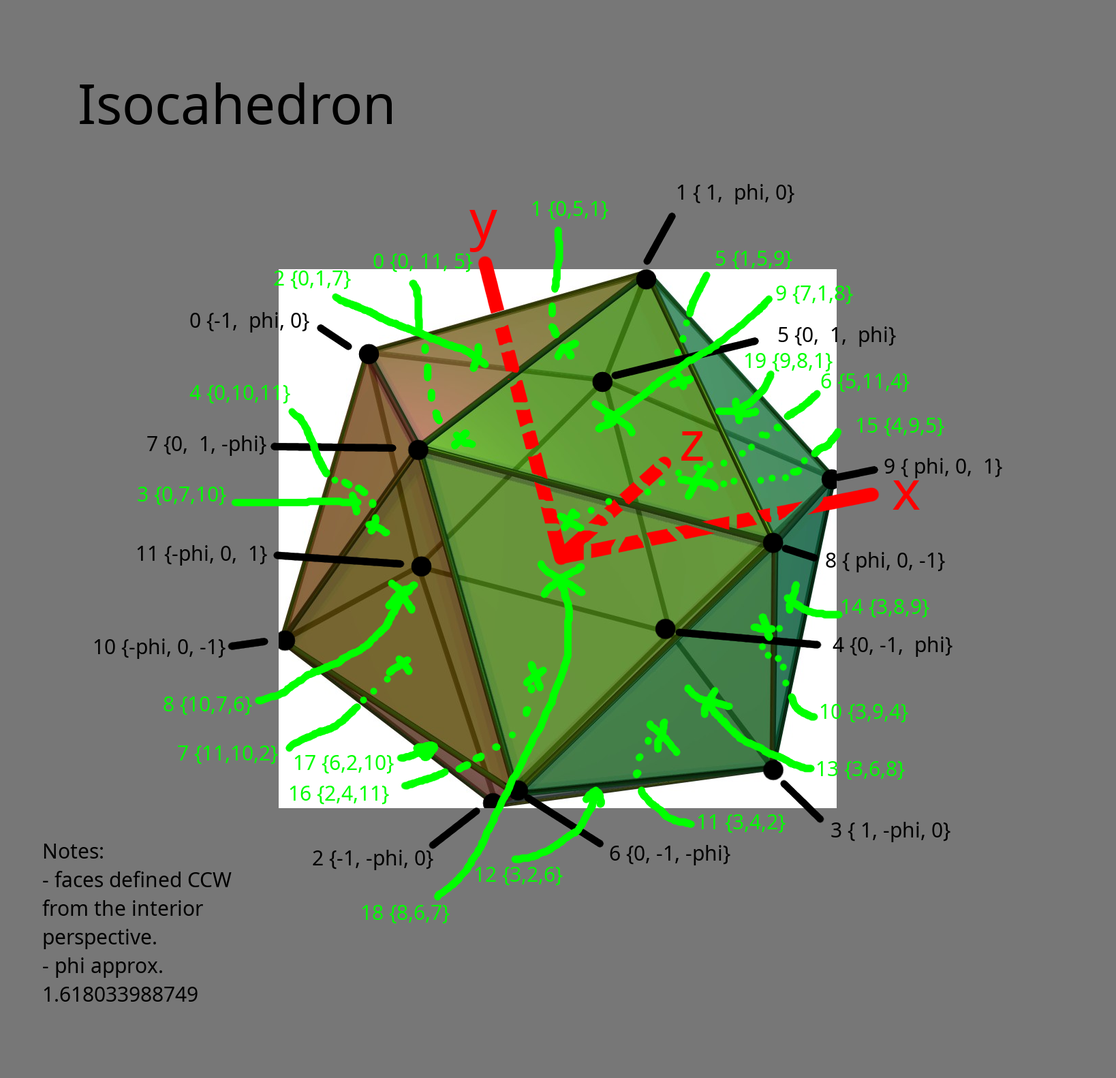
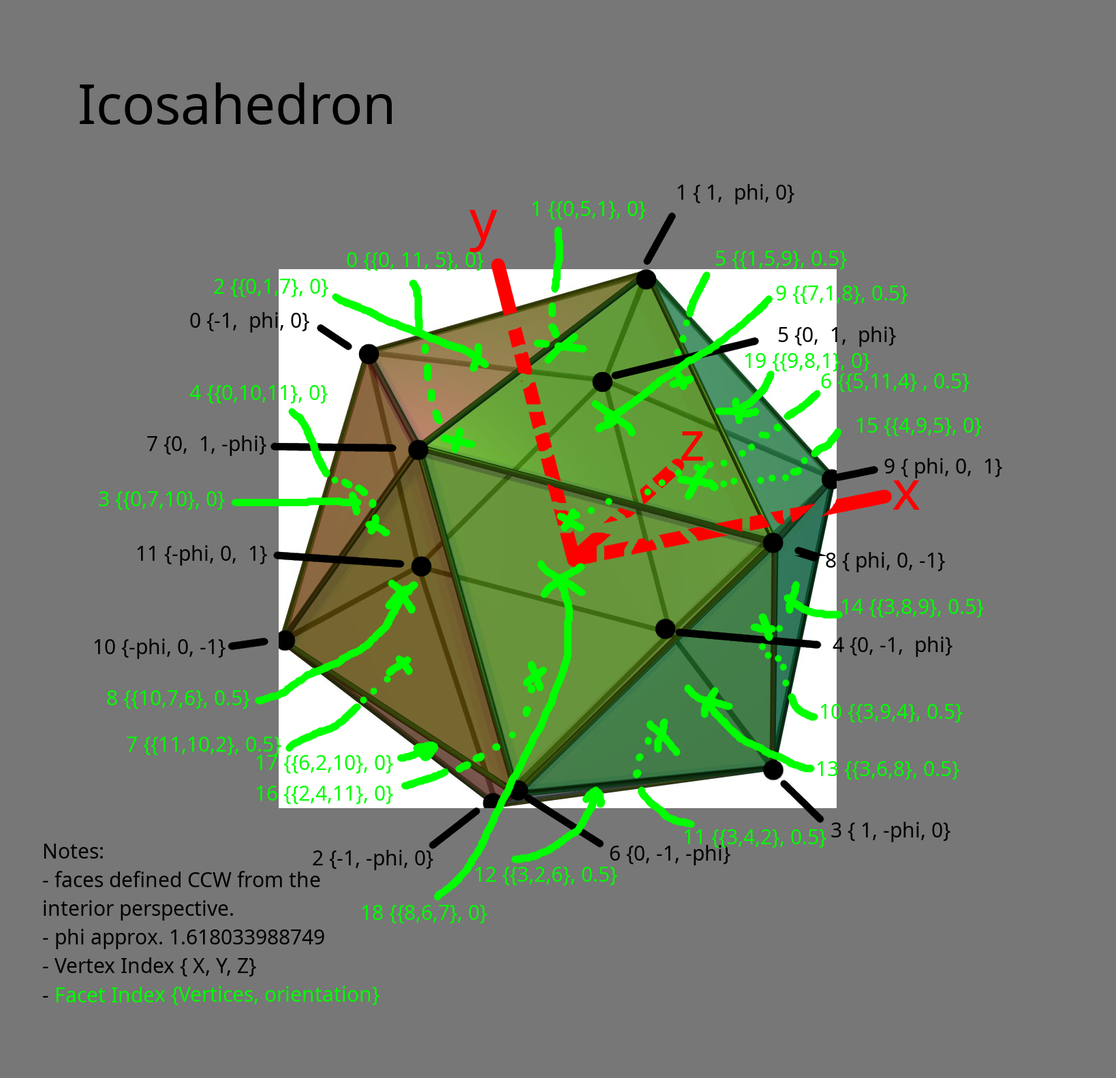
The second 1116x1078 image is a revision of the first. Changes to its layers:
renamed "8 {10,7,6}" to "8 {{10,7,6}, 0.5}", painted on it over [106, 690, 253, 716]
renamed "7 {11,10,2}" to "7 {{11,10,2}, 0.5}", painted on it over [126, 736, 282, 765]
renamed "6 {5,11,4}" to "6 {{5,11,4} , 0.5}", painted on it over [845, 373, 970, 393]
renamed "Isocahedron" to "Icosahedron", painted on it over [98, 94, 180, 125]
renamed "19 {9,8,1}" to "19 {{9,8,1}, 0}", painted on it over [779, 352, 871, 373]
renamed "18 {8,6,7}" to "18 {{8,6,7}, 0}", painted on it over [396, 904, 488, 925]
renamed "17 {6,2,10}" to "17 {{6,2,10}, 0}", painted on it over [256, 755, 394, 775]
renamed "16 {2,4,11}" to "16 {{2,4,11}, 0}", painted on it over [256, 785, 394, 805]
renamed "14 {3,8,9}" to "14 {{3,8,9}, 0.5}", painted on it over [876, 599, 985, 619]
renamed "13 {3,6,8}" to "13 {{3,6,8}, 0.5}", painted on it over [851, 761, 960, 781]
renamed "12 {3,2,6}" to "12 {{3,2,6}, 0.5}", painted on it over [509, 866, 618, 886]
renamed "11 {3,4,2}" to "11 {{3,4,2}, 0.5}", painted on it over [684, 814, 827, 849]
renamed "10 {3,9,4}" to "10 {{3,9,4}, 0.5}", painted on it over [855, 703, 963, 724]
renamed "9 {7,1,8}" to "9 {{7,1,8}, 0.5}", painted on it over [800, 285, 908, 305]
renamed "5 {1,5,9}" to "5 {{1,5,9}, 0.5}", painted on it over [739, 250, 848, 270]
renamed "4 {0,10,11}" to "4 {{0,10,11}, 0}", painted on it over [213, 385, 328, 405]
renamed "3 {0,7,10}" to "3 {{0,7,10}, 0}", painted on it over [98, 486, 227, 511]
renamed "2 {0,1,7}" to "2 {{0,1,7}, 0}", painted on it over [213, 270, 351, 298]
renamed "1 {0,5,1}" to "1 {{0,5,1}, 0}", painted on it over [555, 201, 647, 221]
renamed "0 {0, 11, 5}" to "{0, {0, 11, 5},0}", painted on it over [346, 252, 484, 273]
painted on "Notes: ..." over [42, 870, 380, 1006]
added layer "Origin #25" above "Origin #1" over [490, 257, 893, 568]
painted on "Origin #1" over [477, 255, 880, 566]
…and 3 more changes (3 painted, 1 renamed, 1 stack)
